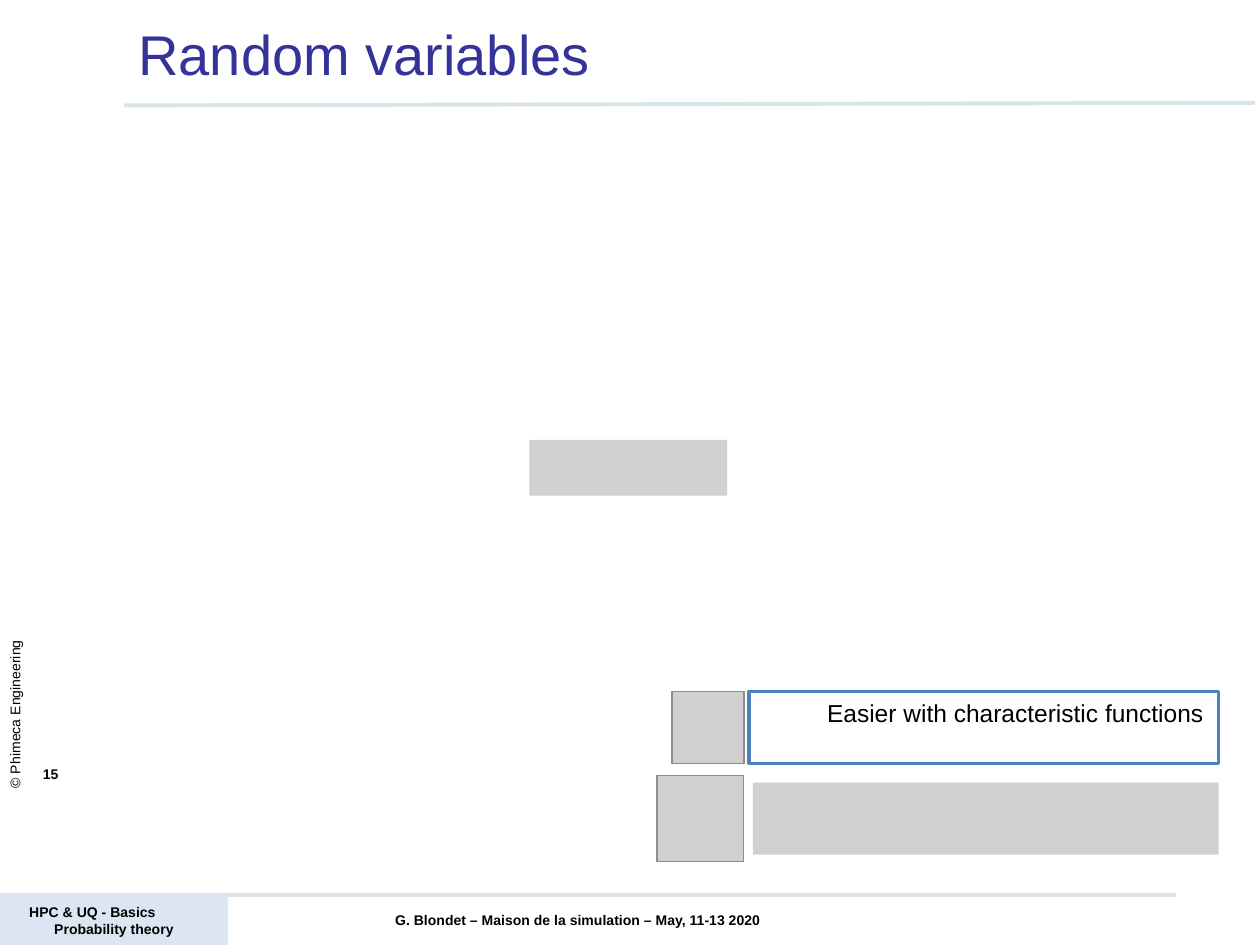
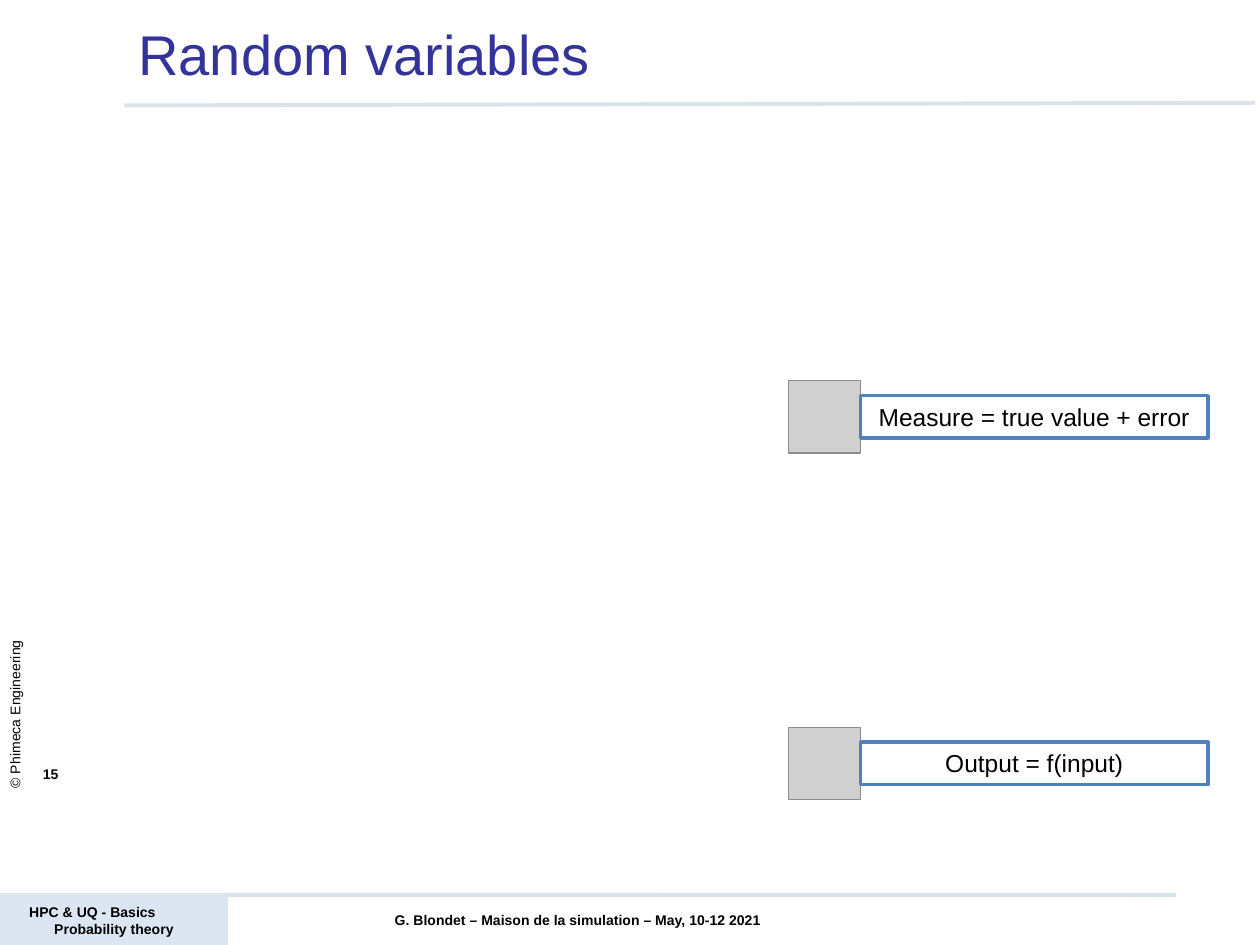
Before and after one commit to mbaudin47/hpcuqtraining, a slide deck: slide 15 of 2021/Courses/Probability/PRACE_D1_Probability_theory_basics_2021.pptx. Drawn at 1260x945 pixels with LibreOffice and Linux fonts; fonts in the diff are those of the drawing; grey boxes stand for pictures; background and template pictures are left out. Boxes give left, top, right and bottom in pixels: in the first picture for what was removed or moved away, otherwise in the second. Text is boxed around its words. In the diff, an @@ line names an element or a change of style, - is before the commit and + after.

```diff
--- a/2021/Courses/Probability/PRACE_D1_Probability_theory_basics_2021.pptx
+++ b/2021/Courses/Probability/PRACE_D1_Probability_theory_basics_2021.pptx
@@ picture added at (x1=789, y1=381, x2=861, y2=452) @@
@@ rectangle added at (x1=861, y1=396, x2=1208, y2=438), fill #FFFFFF, outline #4F81BD 2 pt, 14 pt, text #000000 @@
+  Measure = true value + error
@@ picture removed at (x1=529, y1=440, x2=727, y2=495) @@
@@ rectangle removed at (x1=750, y1=692, x2=1220, y2=764) @@
-  Easier with characteristic functions
@@ picture moved from (x1=672, y1=692, x2=743, y2=764) to (x1=789, y1=727, x2=861, y2=799) @@
@@ rectangle added at (x1=861, y1=742, x2=1208, y2=785), fill #FFFFFF, outline #4F81BD 2 pt, 14 pt, text #000000 @@
+  Output = f(input)
@@ picture removed at (x1=658, y1=775, x2=743, y2=861) @@
@@ picture removed at (x1=753, y1=782, x2=1220, y2=854) @@
@@ text at (x1=395, y1=915, x2=760, y2=928): text changed @@
-G. Blondet – Maison de la simulation – May, 11-13 2020
+G. Blondet – Maison de la simulation – May, 10-12 2021
```
Also in this commit, not shown: 28 other slides changed, 1 slide added, 1 slide removed, 3 other files.
